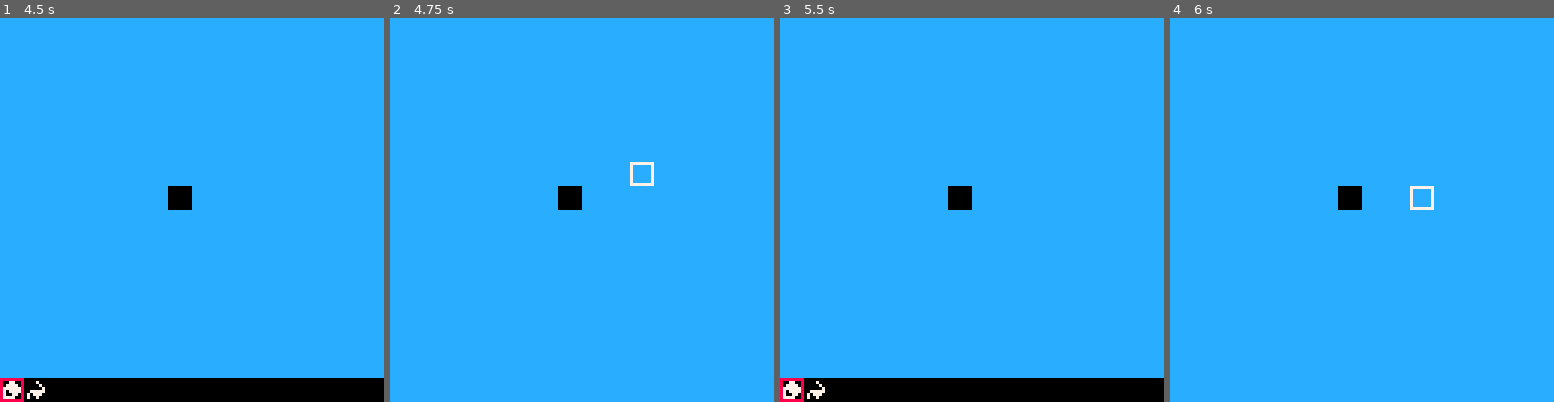
Above: before the commit, frames 1-4 (left to right).
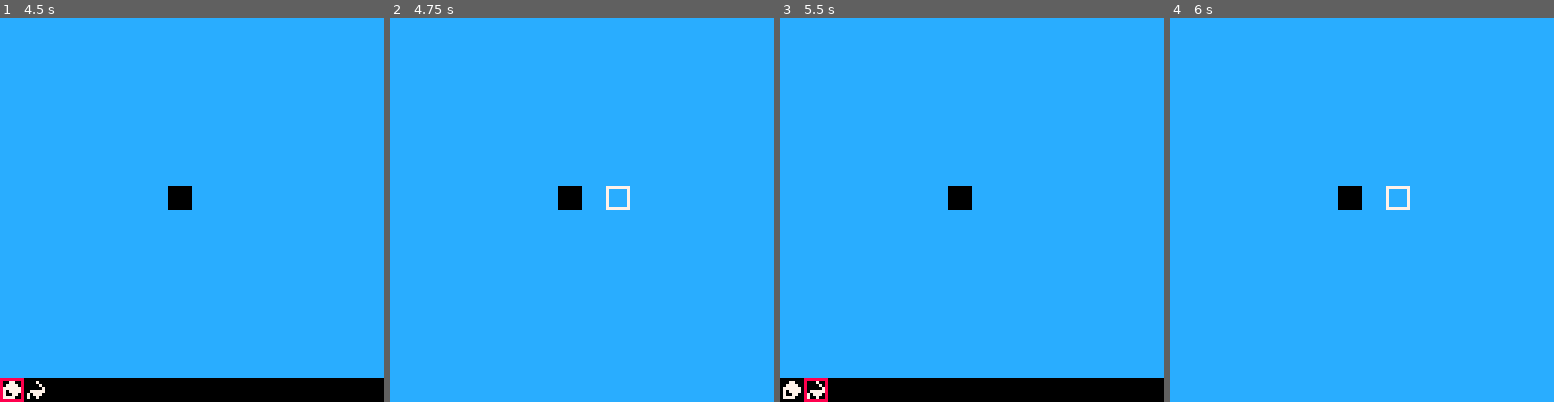
Above: after the commit, the same moments.

Repository: evs-dev/SharePaint
Game: PICO-8 cartridge sharepaint.p8
The game is run twice, just before and just after one commit, with the same random seed, the same clock (stepped at 60 frames per second) and the same inputs.
Inputs:
- Up to frame 1 (4.5 s): tap X (X key) at 0.33, 1.07, 1.85, 2.97, 4.08 s; tap O (Z key) at 0.7, 1.7, 2.1, 2.5, 2.9, 3.3, 3.7, 4.1 s; hold Right 1.6-2.1 s; hold Up 2.15-2.42 s; hold Right 2.47-3.03 s; hold Left 3.08-3.58 s; hold Down 3.63-3.97 s; hold Right from 4.02 s (still down)
- Up to frame 2 (4.75 s): tap O (Z key) at 4.5 s; release Right at 4.68 s; hold Up from 4.73 s (still down)
- Up to frame 3 (5.5 s): tap O (Z key) at 4.9, 5.3 s; release Up at 5.03 s; hold Left from 5.08 s (still down); tap X (X key) at 5.2 s
- Up to frame 4 (6 s): release Left at 5.68 s; tap O (Z key) at 5.7 s; hold Down from 5.73 s (still down)

Frame 1 is identical in both runs. In frame 2, 0.3% of the frame differs, in the area x 56-69%, y 37-50%; in frame 3, 0.3%; in frame 4, 0.3%.

Commit message:
Change P8 to run at 30 FPS to save power

Diff:
--- a/sharepaint.p8
+++ b/sharepaint.p8
@@ -20,7 +20,7 @@
  mode=0
 end
 
-function _update60()--30?
+function _update()
  if mode==0 then
 	 if(btnp(⬅️))sx-=1
 	 if(btnp(➡️))sx+=1
Not shown, changed: sharepaint.js
